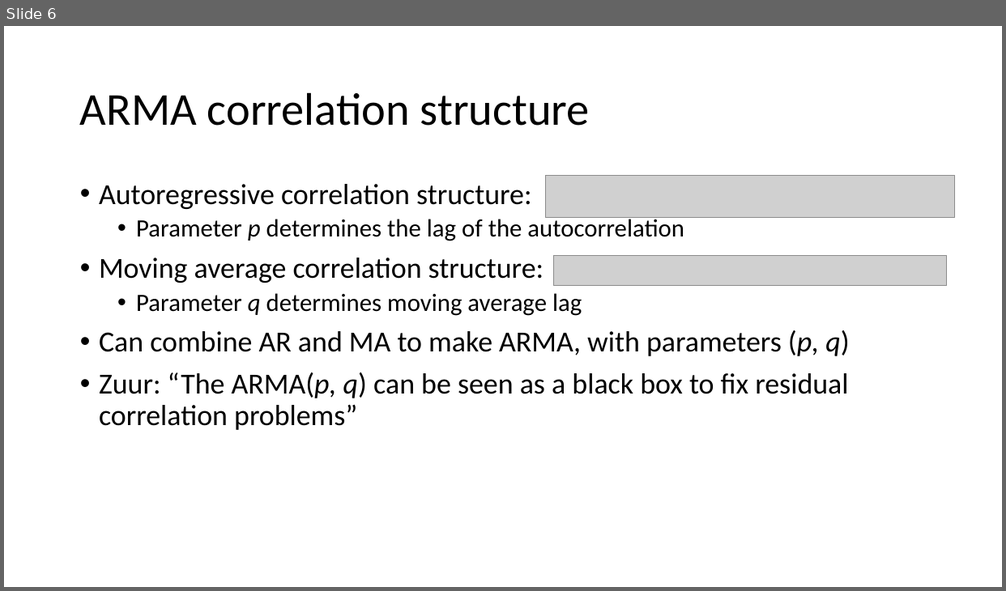
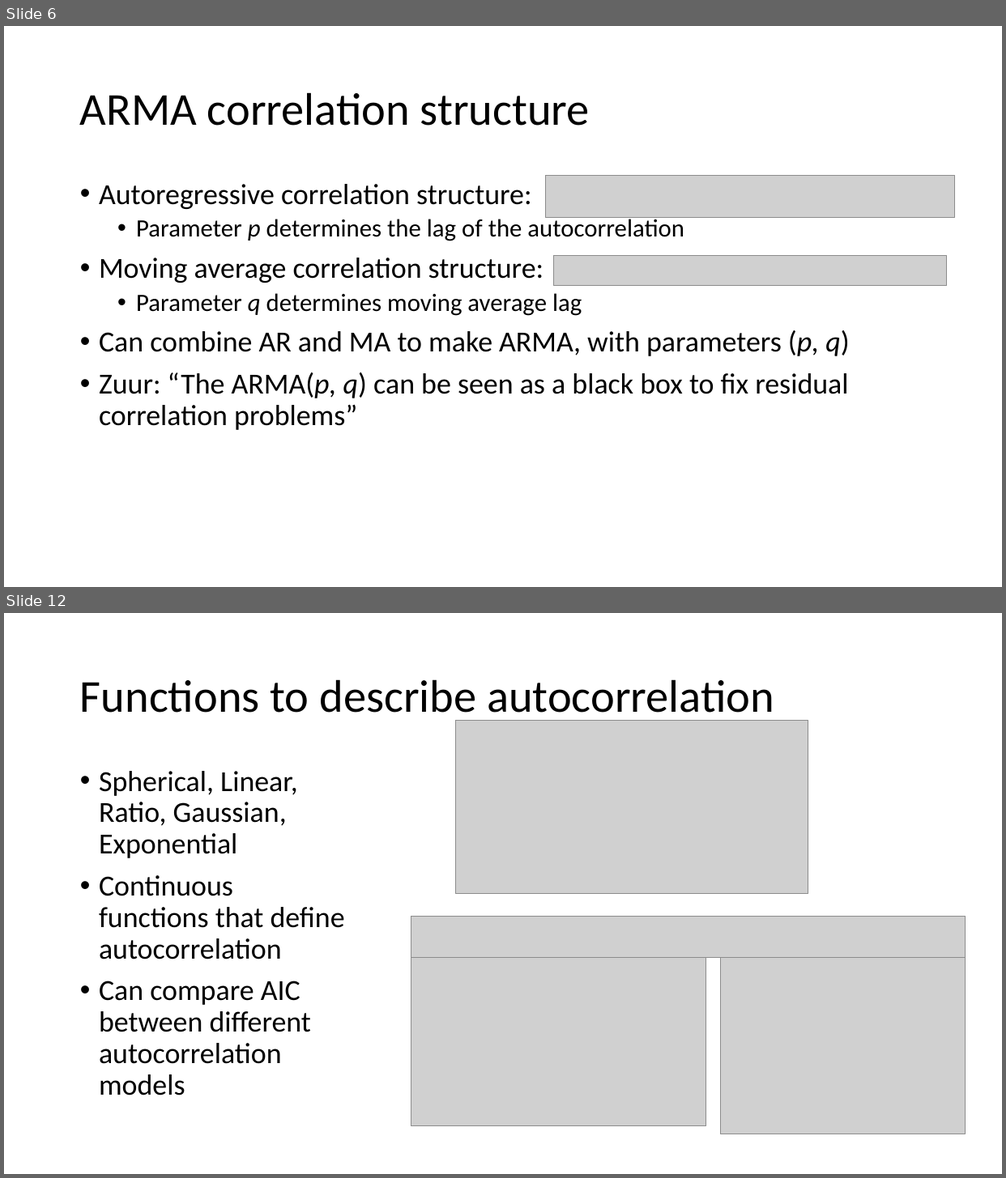
Before and after one commit to weverkaj/GLM-seminar, a slide deck: gls_presentation.pptx. Shown one above the other, each under a label of ours: slide 6 before the commit, slides 6 and 12 after it; the slides between them are not shown. The pictures are 1006x591 and 1006x1178 pixels, drawn with LibreOffice and Linux fonts; fonts in the diff are those of the drawing; grey boxes stand for pictures. Boxes give left, top, right and bottom in pixels: in the first picture for what was removed or moved away, otherwise in the second. Text is boxed around its words. In the diff, an @@ line names an element or a change of style, - is before the commit and + after.

```diff
--- a/gls_presentation.pptx
+++ b/gls_presentation.pptx
@@ slide 12 added at [4,613,1002,1174], background #FFFFFF @@
@@ title added at [80,679,774,722], 44 pt, text #000000 @@
+Functions to describe autocorrelation
@@ picture added at [455,720,808,894] @@
@@ text added at [99,771,345,1096], 28 pt, text #000000 @@
+• Spherical, Linear, Ratio, Gaussian, Exponential
+• Continuous functions that define autocorrelation
+• Can compare AIC between different autocorrelation models
@@ picture added at [411,916,965,957] @@
@@ picture added at [411,957,706,1127] @@
@@ picture added at [720,958,965,1135] @@
```
Also in this commit, not shown: 4 slides changed, 4 other slides added, 2 other files.
